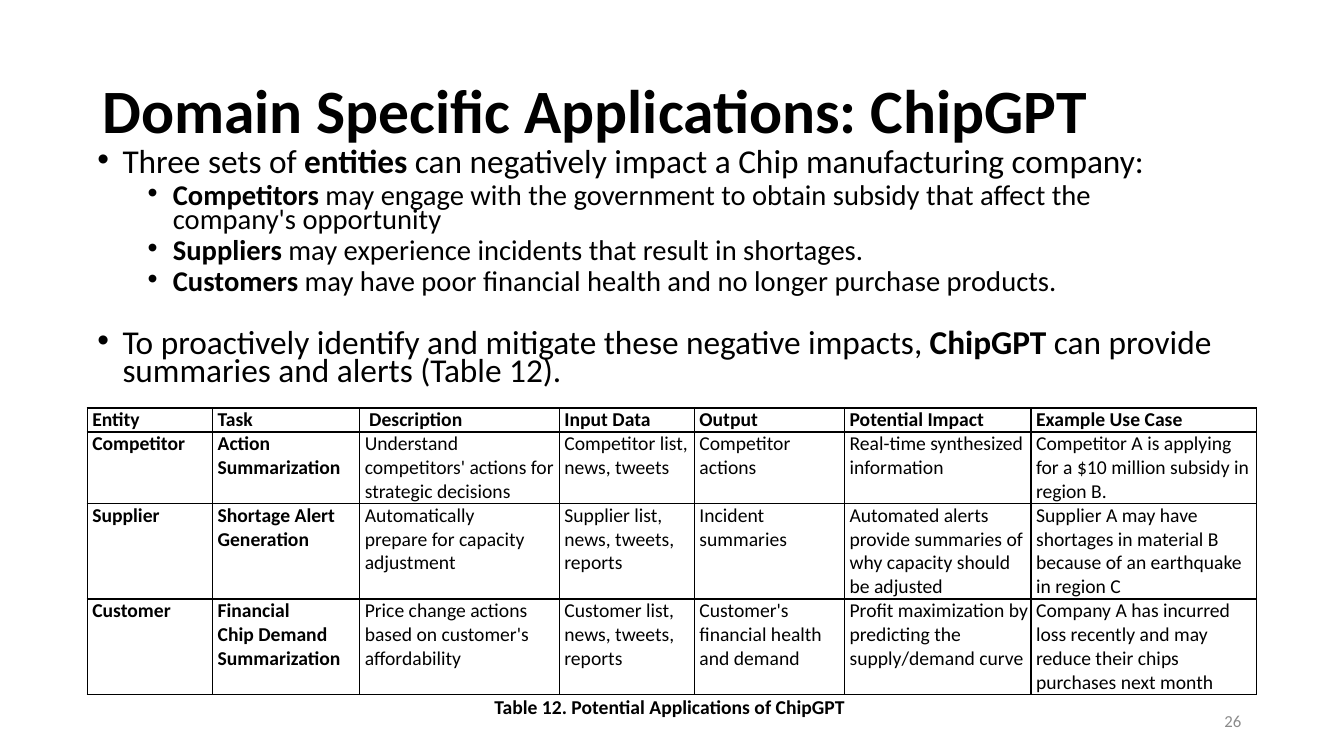
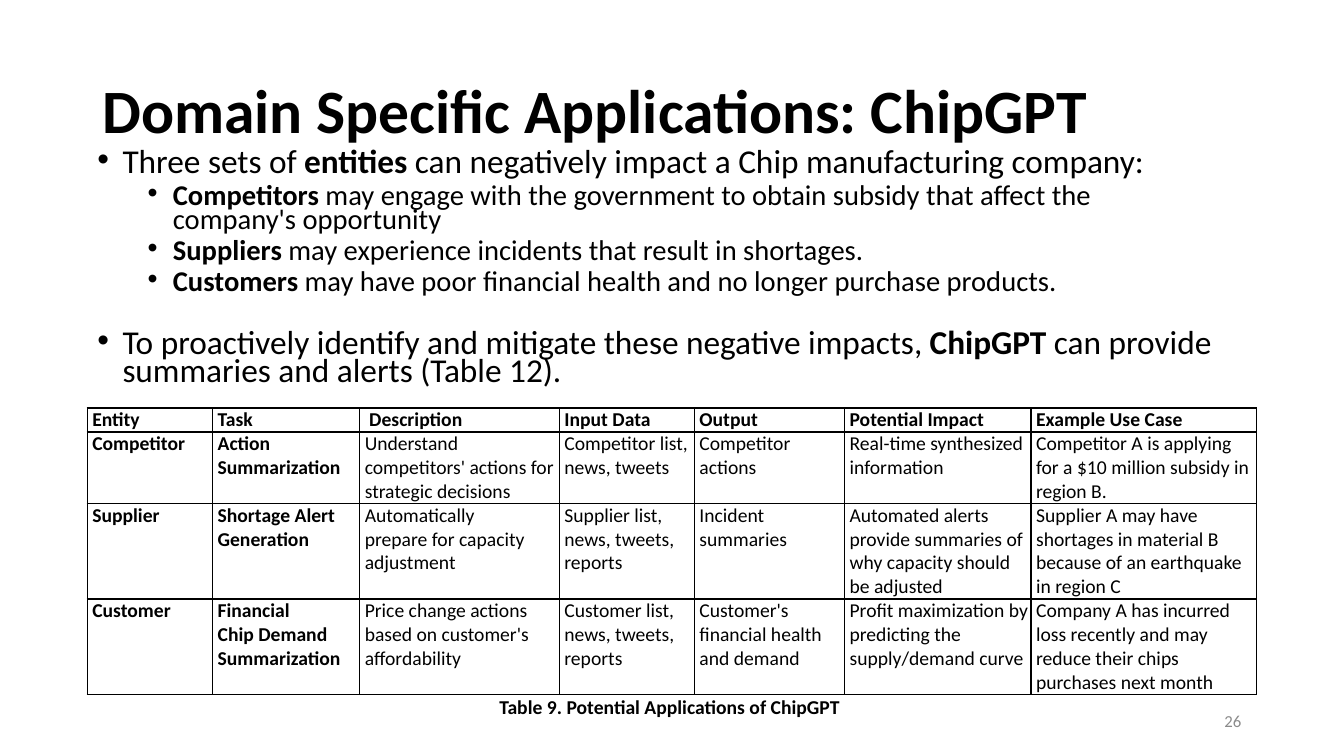
Before and after one commit to ailab-ua/courses, a slide deck: slide 26 of resources/GPT_Overview_April_2023.pptx. Drawn at 1344x756 pixels with LibreOffice and Linux fonts; fonts in the diff are those of the drawing. Boxes give left, top, right and bottom in pixels: in the first picture for what was removed or moved away, otherwise in the second. Text is boxed around its words. In the diff, an @@ line names an element or a change of style, - is before the commit and + after.

Commit message:
Updating table numbers for GPT application areas

```diff
--- a/resources/GPT_Overview_April_2023.pptx
+++ b/resources/GPT_Overview_April_2023.pptx
@@ text at box(499, 700, 840, 717): text changed @@
-Table 12. Potential Applications of ChipGPT
+Table 9. Potential Applications of ChipGPT
```
Also in this commit, not shown: 4 other slides changed.
